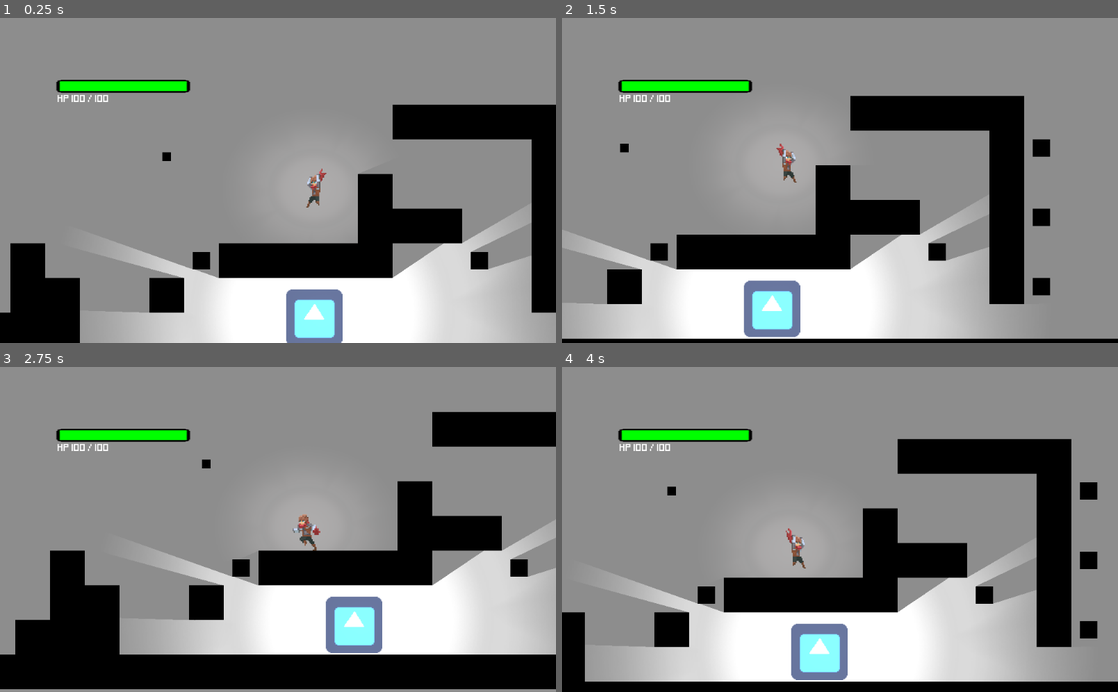
Above: before the commit, frames 1-4 (two rows, left to right).
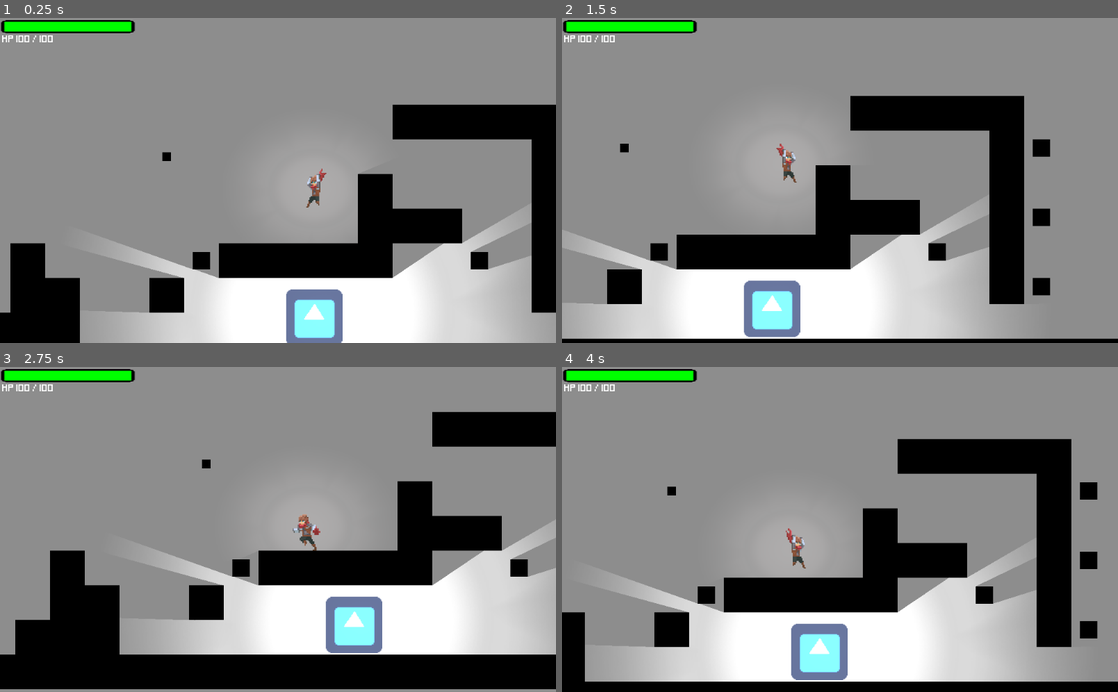
Above: after the commit, the same moments.

Repository: VicentGJ/ProyectoIP
Game: Godot game, scene res://scenes/world.tscn
Two runs of this game, one before a commit and one after it. Both use one fixed random seed, a clock stepped at 60 frames per second and the inputs below. The engine's default icon, where the game draws it, is replaced by a stand-in: a white triangle on a blue panel in a dark square.
Inputs (mouse positions are in pixels of both pictures, inside the frame that each line leads up to):
- Up to frame 1 (0.25 s): no input
- Up to frame 2 (1.5 s): move the mouse to (962, 164) at 0.52 s; hold Right (ui_right) from 0.53 s (still down); click (962, 164) at 0.6 s; tap Space (jump) at 0.77 s; move the mouse to (728, 196) at 1.27 s; tap Ctrl (slide) at 1.35 s
- Up to frame 3 (2.75 s): tap Space (jump) at 1.52 s; move the mouse to (333, 458) at 2.02 s; release Right (ui_right) at 2.03 s; hold Left (ui_left) from 2.03 s (still down); tap T (test_action) at 2.1 s
- Up to frame 4 (4 s): move the mouse to (812, 594) at 2.77 s; release Left (ui_left) at 2.78 s; hold Right (ui_right) from 2.78 s (still down); click (812, 594) at 2.85 s; tap Space (jump) at 3.02, 3.77 s; move the mouse to (1006, 578) at 3.52 s; tap Ctrl (slide) at 3.6 s

The runs differ from the first frame. In frame 1, 2.1% of the frame differs, in the area x 0-35%, y 0-26%; in frame 2, 2.1%; in frame 3, 2.1%; in frame 4, 2.1%.

Commit message:
shit fixed

Diff:
--- a/scenes/health_bar.tscn
+++ b/scenes/health_bar.tscn
@@ -115,10 +115,8 @@
 }
 
 [node name="health_under" type="TextureProgress" parent="."]
-margin_left = 102.0
-margin_top = 110.0
-margin_right = 227.001
-margin_bottom = 150.0
+margin_right = 125.001
+margin_bottom = 40.0
 rect_scale = Vector2( 2, 1 )
 value = 100.0
 texture_under = ExtResource( 4 )
@@ -130,14 +128,14 @@
 }
 
 [node name="health_over" type="TextureProgress" parent="health_under"]
-anchor_left = 0.1
-anchor_top = 0.183
-anchor_right = 0.1
-anchor_bottom = 0.183
-margin_left = 0.000142093
-margin_top = -1.0252e-05
-margin_right = 125.0
-margin_bottom = 40.0
+anchor_left = 0.5
+anchor_top = 0.5
+anchor_right = 0.5
+anchor_bottom = 0.5
+margin_left = -62.5
+margin_top = -20.0
+margin_right = 62.5
+margin_bottom = 20.0
 value = 100.0
 texture_over = ExtResource( 2 )
 texture_progress = ExtResource( 1 )
@@ -189,5 +187,4 @@
 [node name="AnimationTree" type="AnimationTree" parent="."]
 tree_root = SubResource( 9 )
 anim_player = NodePath("../AnimationPlayer")
-active = true
 parameters/playback = SubResource( 10 )
--- a/scenes/world.tscn
+++ b/scenes/world.tscn
@@ -21,8 +21,6 @@
 }
 
 [sub_resource type="AnimationNodeStateMachinePlayback" id=1]
-
-[sub_resource type="AnimationNodeStateMachinePlayback" id=3]
 
 [node name="testingWorld" type="Node2D"]
 
@@ -54,18 +52,4 @@
 margin_right = -770.0
 margin_bottom = -552.0
 
-[node name="health_under" parent="CanvasLayer/HealthBar" index="0"]
-anchor_bottom = 1.0
-margin_bottom = 110.0
-
-[node name="health_over" parent="CanvasLayer/HealthBar/health_under" index="0"]
-margin_left = -12.4999
-margin_top = -8.78401
-margin_right = 112.5
-margin_bottom = 31.216
-
-[node name="AnimationTree" parent="CanvasLayer/HealthBar" index="5"]
-parameters/playback = SubResource( 3 )
-
 [editable path="player"]
-[editable path="CanvasLayer/HealthBar"]
Not shown: 1 places in scenes/world.tscn that only renumber resources
